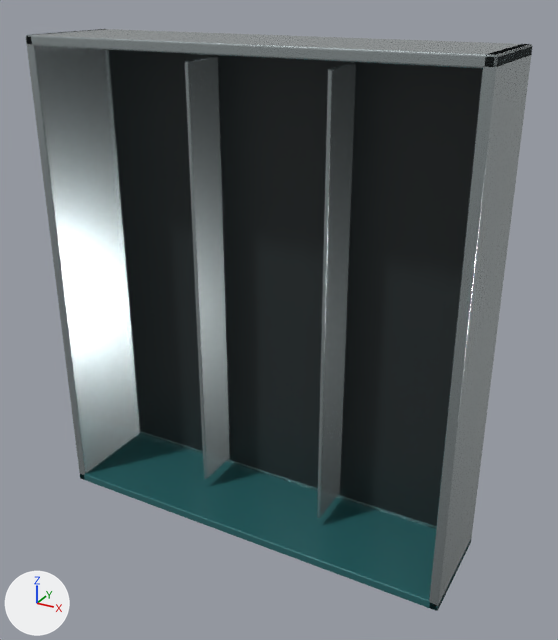
The glTF model cramera/src/cramera/resources/precision_lab/assets/drawer.glb: old version first, new version second.
Camera for both pictures: a camera (50 mm lens) standing at (0.447, -0.768, 0.368) and looking at (0.02, 0.009, -0.02). Every picture has the same lights, and +X, +Y and +Z are marked at lower left. The first picture is the older version.

In view in the first picture: 'Drawer back', 'Drawer face', 'Drawer floor', 'Drawer mat', 'Drawer side', 'Drawer side.001', 'Tray divider', 'Tray divider.001'.
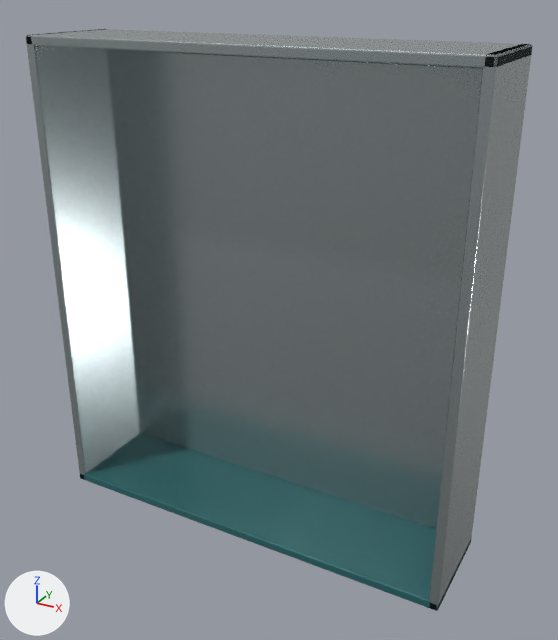
What differs and where, as boxes (x1, y1, x2, y2) in the pictures (558 x 640 px):
'Drawer mat', deleted (black): before (109, 50, 482, 526)
'Tray divider', deleted: before (184, 56, 230, 479)
'Tray divider.001', deleted: before (317, 63, 356, 518)
'Drawer floor', unchanged, uncovered by the edit: before (108, 50, 436, 529); after (108, 50, 482, 529)

The edits, one by one:
Object 'Drawer mat' (ob_drawer_mat) is deleted.
Object 'Tray divider' (ob_tray_divider) is deleted.
Object 'Tray divider.001' (ob_tray_divider_001) is deleted.
